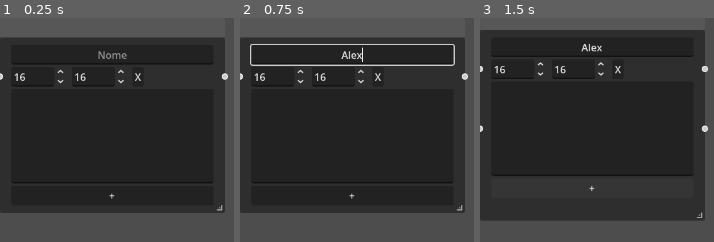
Above: before the commit, frames 1-3 (left to right).
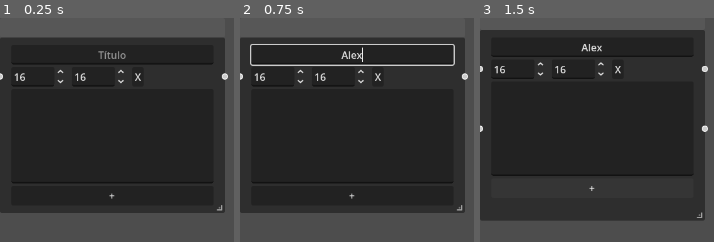
Above: after the commit, the same moments.

Repository: Miguel-de-Souza/Map-infinity
Game: Godot game, scene res://graph_node.tscn
The game is run twice, just before and just after one commit, with the same random seed, the same clock (stepped at 60 frames per second) and the same inputs. This scene is started directly instead of the project's main scene.
Inputs (mouse positions are in pixels of both pictures, inside the frame that each line leads up to):
- Up to frame 1 (0.25 s): no input
- Up to frame 2 (0.75 s): click (352, 53) at 0.52 s; type "Alex" at 0.6 s
- Up to frame 3 (1.5 s): click "+" at 1.25 s

The runs differ from the first frame. In frame 1, 0.3% of the frame differs, in the area x 41-55%, y 14-19%; in frame 2, nothing differs; in frame 3, nothing differs.

Commit message:
Salva tamanho do título e corrige problema de Salvar Como
tamanho do título problema de Salvar Como CORRIGIDOS e texto do titulo mudado de: nome -> título

Diff:
--- a/Scripts/graph_edit.gd
+++ b/Scripts/graph_edit.gd
@@ -32,15 +32,15 @@
 	elif Input.is_action_just_pressed("Abrir"):
 		file_load.popup()
 
+	elif Input.is_action_just_pressed("Salvar Como"):
+		file_dia.popup()
+
 	elif Input.is_action_just_pressed("Salvar"):
 		if current_project_path == "":
 				file_dia.popup()
 
 		else:
 			save_project_to_path(current_project_path)
-
-	elif Input.is_action_just_pressed("Salvar Como"):
-		file_dia.popup()
 
 	elif Input.is_action_just_pressed("Add Bloco Notas"):
 		criar_bloco_notas()
--- a/Scripts/graph_node.gd
+++ b/Scripts/graph_node.gd
@@ -3,14 +3,17 @@
 @export var note: TextEdit
 @export var title_line: LineEdit
 @export var size_fonts: SpinBox
+@export var font_size: SpinBox #adiciona, precisa ser salvo
 
 func _ready() -> void:
 	size_fonts.value = Global.font_size_default
 
-	# Atualiza título quando o texto muda (em vez de usar _process)
 	size_fonts.value_changed.connect(_on_font_size_value_changed)
+	font_size.value_changed.connect(_on_font_size_title_value_changed)
 
 	_on_font_size_value_changed(size_fonts.value)
+	_on_font_size_title_value_changed(font_size.value)
+
 
 func _on_font_size_value_changed(value: float) -> void:
 	note.add_theme_font_size_override("font_size", int(value))
@@ -34,27 +37,24 @@
 			})
 
 	return {
-		"title": title_line.text,
-		"note_text": note.text,
-		"font_size": size_fonts.value,
-		"slots_add": slots_add,
-		"slots": slots
-	}
-
+	"title": title_line.text,
+	"note_text": note.text,
+	"font_size": size_fonts.value,
+	"title_font_size": font_size.value, # 🔥 NOVO
+	"slots_add": slots_add,
+	"slots": slots
+}
 
 func load_save_data(data: Dictionary) -> void:
 
 	title_line.text = data.get("title", "Node")
 	note.text = data.get("note_text", "")
+
 	size_fonts.value = data.get("font_size", 14)
+	font_size.value = data.get("title_font_size", 14)
 
 	_on_font_size_value_changed(size_fonts.value)
-
-	# 🔥 Limpa ColorRects antigos
-	for child in get_children():
-		if child is ColorRect:
-			child.queue_free()
-
+	_on_font_size_title_value_changed(font_size.value) # 🔥 FALTAVA ISSO
 
 	# 🔥 Limpa ColorRects antigos
 	for child in get_children():
@@ -70,15 +70,12 @@
 		add_child(item)
 		item.clip_contents = true
 
-		# Reconstrói Vector2
 		var min_size = slot_data["min_size"]
 		item.custom_minimum_size = Vector2(min_size[0], min_size[1])
 
-		# Reconstrói Color
 		var c = slot_data["color"]
 		item.color = Color(c[0], c[1], c[2], c[3])
 
-		# 🔥 Recria o SLOT REAL do GraphNode
 		set_slot(
 			slots_add,
 			true, 0, Color.WHITE,
@@ -86,7 +83,6 @@
 		)
 
 		slots_add += 1
-
 
 
 var ative := false
--- a/graph_node.tscn
+++ b/graph_node.tscn
@@ -4,7 +4,7 @@
 
 [sub_resource type="Theme" id="Theme_iusu8"]
 
-[node name="GraphNode" type="GraphNode" unique_id=1672945934 node_paths=PackedStringArray("note", "title_line", "size_fonts")]
+[node name="GraphNode" type="GraphNode" unique_id=1672945934 node_paths=PackedStringArray("note", "title_line", "size_fonts", "font_size")]
 anchors_preset = 8
 anchor_left = 0.5
 anchor_top = 0.5
@@ -59,11 +59,12 @@
 note = NodePath("Notepad")
 title_line = NodePath("LineEdit")
 size_fonts = NodePath("HBoxContainer/Font Size")
+font_size = NodePath("HBoxContainer/Font Size Title")
 metadata/_edit_horizontal_guides_ = [-8.0]
 
 [node name="LineEdit" type="LineEdit" parent="." unique_id=577137378]
 layout_mode = 2
-placeholder_text = "Nome"
+placeholder_text = "Título"
 alignment = 1
 expand_to_text_length = true
 
